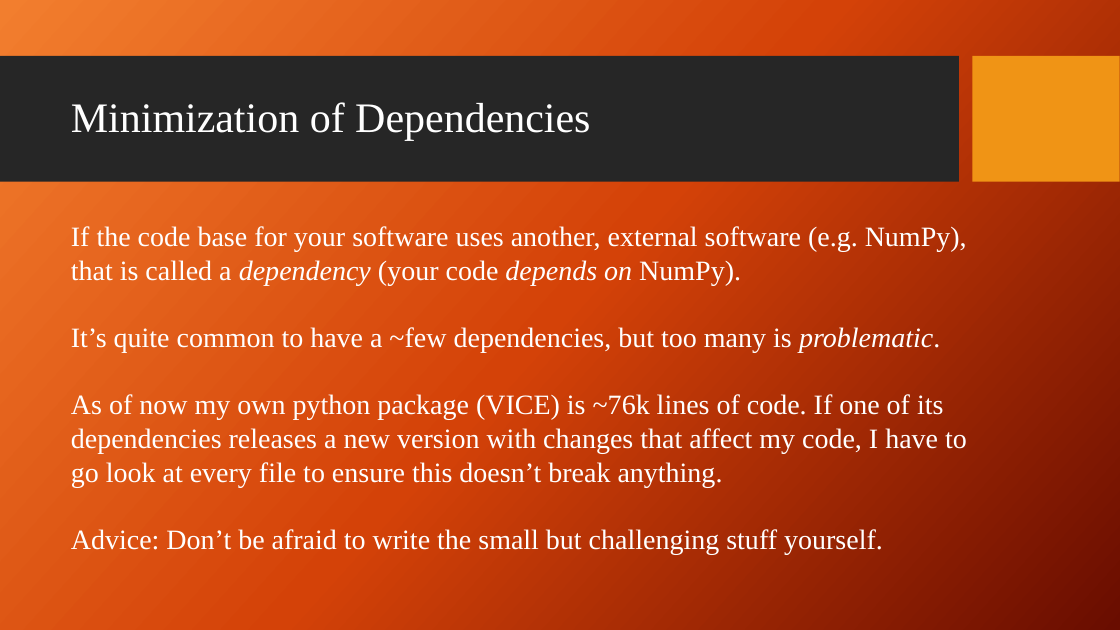
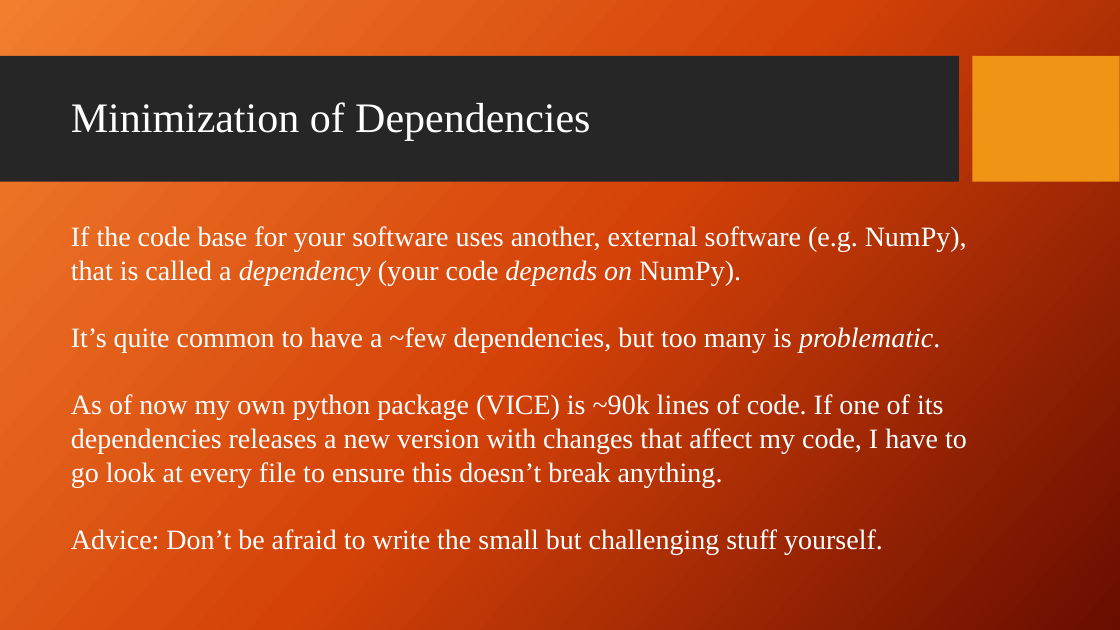
Before and after one commit to giganano/PythonBootcamp, a slide deck: slide 7 of slides/basicSE.pptx (slide 6 before the commit). Drawn at 1120x630 pixels with LibreOffice and Linux fonts; fonts in the diff are those of the drawing; background and template pictures are left out. Boxes give left, top, right and bottom in pixels: in the first picture for what was removed or moved away, otherwise in the second. Text is boxed around its words. In the diff, an @@ line names an element or a change of style, - is before the commit and + after.

```diff
--- a/slides/basicSE.pptx
+++ b/slides/basicSE.pptx
@@ text at (71, 394, 967, 487): text changed @@
-As of now my own python package (VICE) is ~76k lines of code. If one of its dependencies releases a new version with changes that affect my code, I have to go look at every file to ensure this doesn’t break anything.
+As of now my own python package (VICE) is ~90k lines of code. If one of its dependencies releases a new version with changes that affect my code, I have to go look at every file to ensure this doesn’t break anything.
```
Also in this commit, not shown: 3 other slides changed, 1 slide added, 2 other files.
